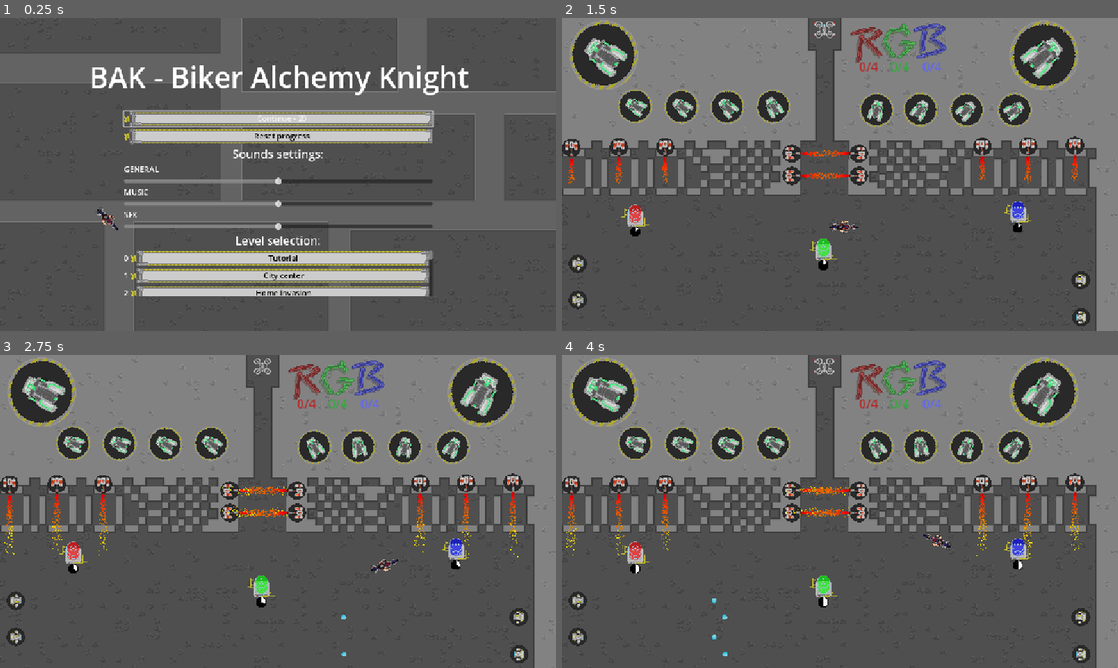
Above: before the commit, frames 1-4 (two rows, left to right).
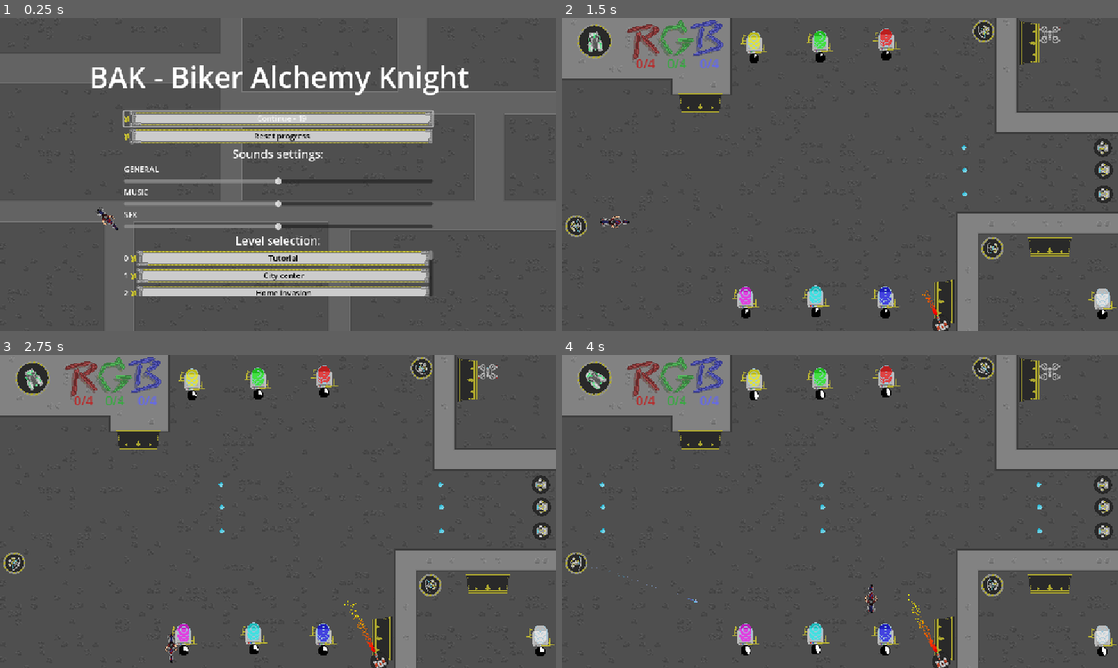
Above: after the commit, the same moments.

Repository: IwailerI/micro-jam-colors
Game: Godot game, scene res://scenes/mainmenu/mainmenu.tscn
Two runs of this game, one before a commit and one after it. Both use one fixed random seed, a clock stepped at 60 frames per second and the inputs below.
Inputs:
- Up to frame 1 (0.25 s): no input
- Up to frame 2 (1.5 s): click "Continue - 20" (after the commit: "Continue - 19") at 0.5 s; hold D (movement_right) from 1.28 s (still down); hold Space (throttle) from 1.28 s (still down)
- Up to frame 3 (2.75 s): release D (movement_right) at 2.03 s; release Space (throttle) at 2.03 s; hold S (movement_down) from 2.03 s (still down); tap Space (throttle) at 2.1 s
- Up to frame 4 (4 s): release S (movement_down) at 2.78 s; hold D (movement_right) 2.78-3.53 s; hold Space (throttle) 2.78-3.53 s; hold W (movement_up) from 3.53 s (still down); tap Space (throttle) at 3.6 s

The runs differ from the first frame. In frame 1, less than 0.1% of the frame differs, in the area x 53-78%, y 31-78%; in frame 2, 47%; in frame 3, 47%; in frame 4, 47%, in the area x 0-100%, y 0-100%.

Commit message:
fixed: clamped colors and 19 level being last

Diff:
--- a/default_bus_layout.tres
+++ b/default_bus_layout.tres
@@ -2,7 +2,7 @@
 
 [resource]
 bus/1/name = &"SFX"
-bus/1/solo = true
+bus/1/solo = false
 bus/1/mute = false
 bus/1/bypass_fx = false
 bus/1/volume_db = 0.0
--- a/objects/game_manager/game_manager.gd
+++ b/objects/game_manager/game_manager.gd
@@ -43,9 +43,9 @@
 
 
 func add_colors(r: int, g: int, b: int) -> void:
-	red = min(red + r, MAX_COLOR_VALUE)
-	green = min(green + g, MAX_COLOR_VALUE)
-	blue = min(blue + b, MAX_COLOR_VALUE)
+	red += r
+	green += g
+	blue += b
 	added_colors.emit(red, green, blue)
 
 	if red > need_red or green > need_green or blue > need_blue:
--- a/objects/persistance/persistance.gd
+++ b/objects/persistance/persistance.gd
@@ -41,7 +41,7 @@
 
 func _ready() -> void:
 	if OS.is_debug_build():
-		completed_amount = LEVEL_AMOUNT
+		completed_amount = LEVEL_AMOUNT - 2
 		_serialize()
 	_deserialize()
 
--- a/scenes/gameover_menu/continue.gd
+++ b/scenes/gameover_menu/continue.gd
@@ -7,7 +7,7 @@
 	next_id = Persistance.last_loaded_id + 1
 	GameManager.get_instance().game_was_over.connect(
 		func(has_won: bool, _lost_message: String) -> void:
-			visible = next_id < Persistance.LEVEL_AMOUNT && has_won
+			visible = next_id <= Persistance.LEVEL_AMOUNT && has_won
 			grab_focus()
 	)
 
